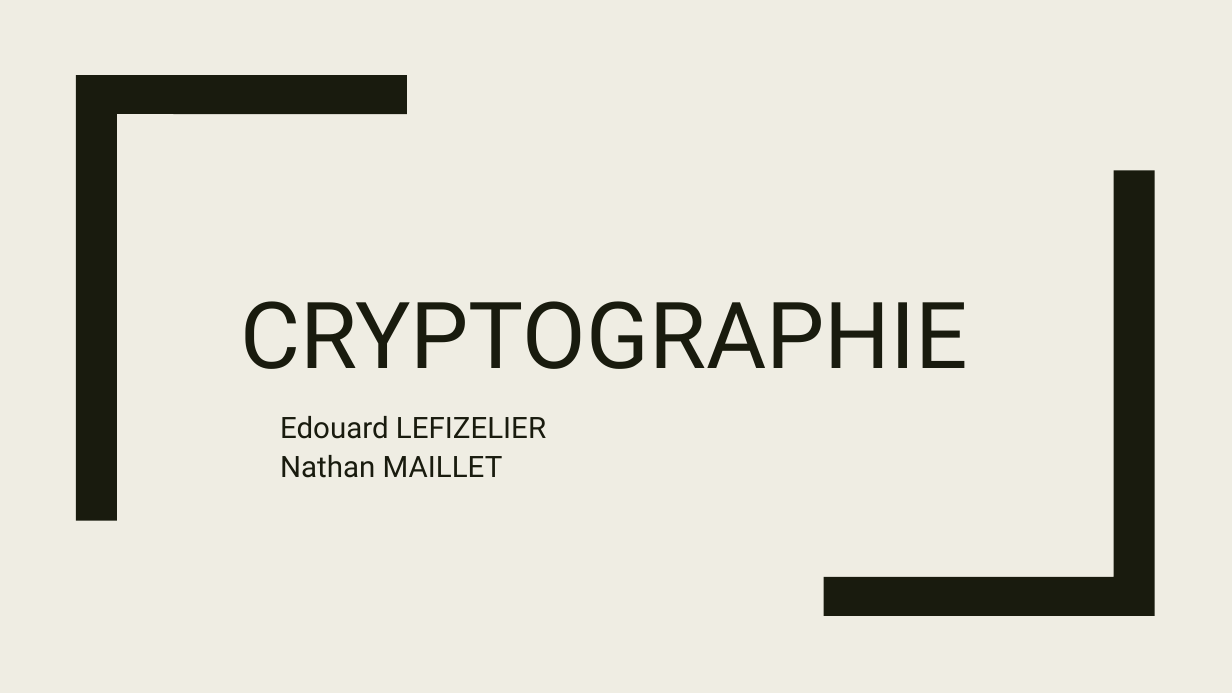
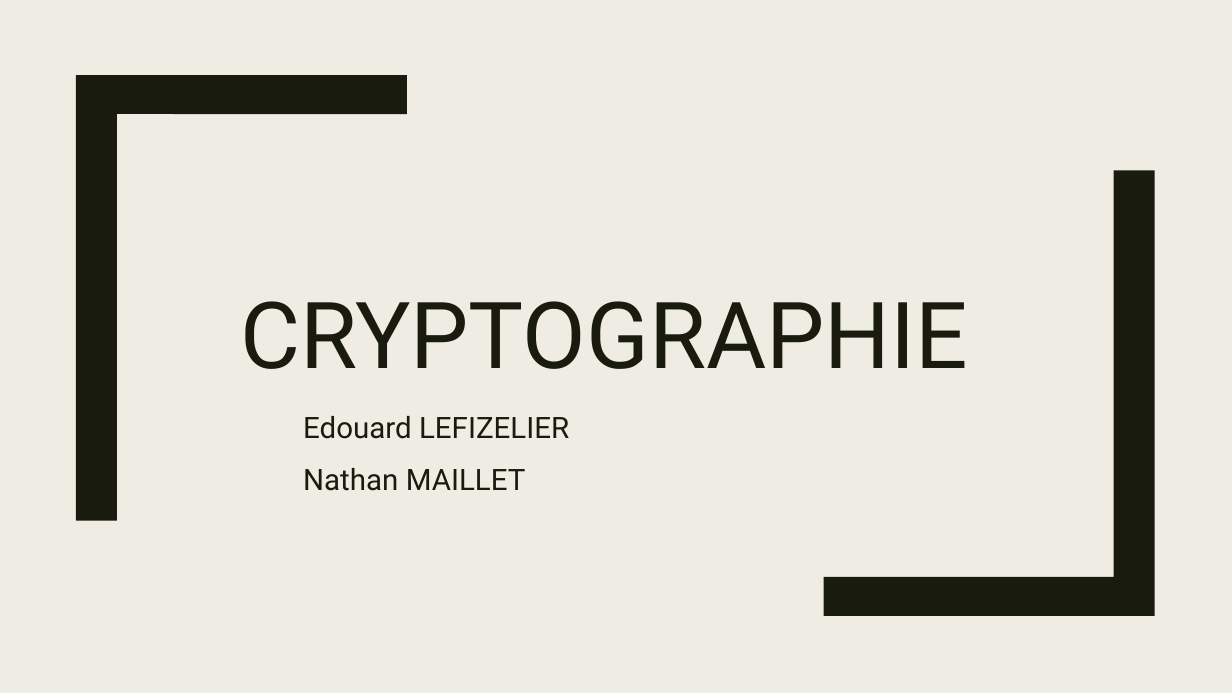
Before and after one commit to Chaman-veteran/wocsa_crypto, a slide deck: slide 1 of presentation.pptx. Drawn at 1232x693 pixels with LibreOffice and Linux fonts; fonts in the diff are those of the drawing. Boxes give left, top, right and bottom in pixels: in the first picture for what was removed or moved away, otherwise in the second. Text is boxed around its words. In the diff, an @@ line names an element or a change of style, - is before the commit and + after.

```diff
--- a/presentation.pptx
+++ b/presentation.pptx
@@ subtitle "Edouard LEFIZELIER" at box(303, 416, 569, 491): indent changed; more space between paragraphs @@
```
Also in this commit, not shown: 5 other slides changed, 3 slides added.
